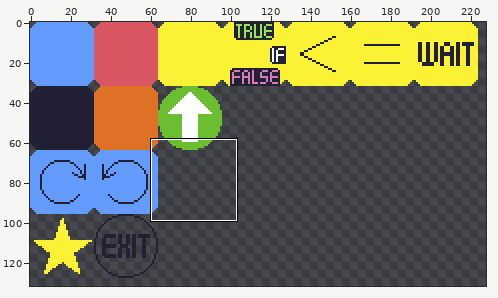
Pixel-art file -- tiles.ase. Above: a wide view before the commit, with the close-up outlined.
Close-up. As it was:
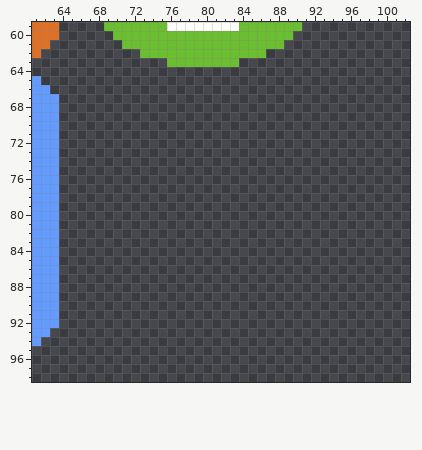
256x256 pixels, 1 frame. Pixels under 10% opacity are left out. Shown: x 61..102, y 59..98. The wide view leaves out empty margins.
And afterwards:
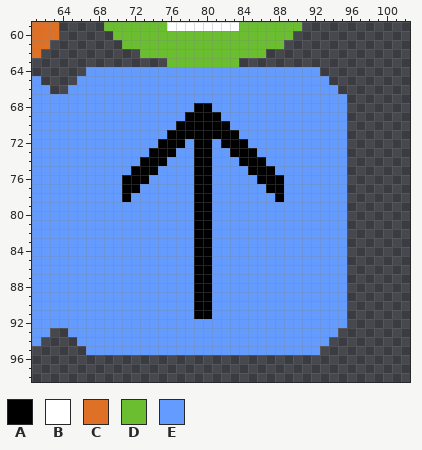
Palette (. is transparent): A #000000  B #ffffff  C #df7126  D #6abe30  E #639bff
Difference:
Changed rows in their new state; - is an unchanged pixel.
first column x 64:
64 ---EEEEEEEEEEEEEEEEEEEEEEEEEE---
65 --EEEEEEEEEEEEEEEEEEEEEEEEEEEE--
66 -EEEEEEEEEEEEEEEEEEEEEEEEEEEEEE-
67 EEEEEEEEEEEEEEEEEEEEEEEEEEEEEEEE
68 EEEEEEEEEEEEEEEAAEEEEEEEEEEEEEEE
69 EEEEEEEEEEEEEEAAAAEEEEEEEEEEEEEE
70 EEEEEEEEEEEEEAAAAAAEEEEEEEEEEEEE
71 EEEEEEEEEEEEAAAAAAAAEEEEEEEEEEEE
72 EEEEEEEEEEEAAAEAAEAAAEEEEEEEEEEE
73 EEEEEEEEEEAAAEEAAEEAAAEEEEEEEEEE
74 EEEEEEEEEAAAEEEAAEEEAAAEEEEEEEEE
75 EEEEEEEEAAAEEEEAAEEEEAAAEEEEEEEE
76 EEEEEEEAAAEEEEEAAEEEEEAAAEEEEEEE
77 EEEEEEEAAEEEEEEAAEEEEEEAAEEEEEEE
78 EEEEEEEAEEEEEEEAAEEEEEEEAEEEEEEE
79 EEEEEEEEEEEEEEEAAEEEEEEEEEEEEEEE
80 EEEEEEEEEEEEEEEAAEEEEEEEEEEEEEEE
81 EEEEEEEEEEEEEEEAAEEEEEEEEEEEEEEE
82 EEEEEEEEEEEEEEEAAEEEEEEEEEEEEEEE
83 EEEEEEEEEEEEEEEAAEEEEEEEEEEEEEEE
84 EEEEEEEEEEEEEEEAAEEEEEEEEEEEEEEE
85 EEEEEEEEEEEEEEEAAEEEEEEEEEEEEEEE
86 EEEEEEEEEEEEEEEAAEEEEEEEEEEEEEEE
87 EEEEEEEEEEEEEEEAAEEEEEEEEEEEEEEE
88 EEEEEEEEEEEEEEEAAEEEEEEEEEEEEEEE
89 EEEEEEEEEEEEEEEAAEEEEEEEEEEEEEEE
90 EEEEEEEEEEEEEEEAAEEEEEEEEEEEEEEE
91 EEEEEEEEEEEEEEEAAEEEEEEEEEEEEEEE
92 EEEEEEEEEEEEEEEEEEEEEEEEEEEEEEEE
93 -EEEEEEEEEEEEEEEEEEEEEEEEEEEEEE-
94 --EEEEEEEEEEEEEEEEEEEEEEEEEEEE--
95 ---EEEEEEEEEEEEEEEEEEEEEEEEEE---
Where, in picture pixels (left, top, right, bottom), the same in both close-ups:
added: (59, 67, 347, 355)
